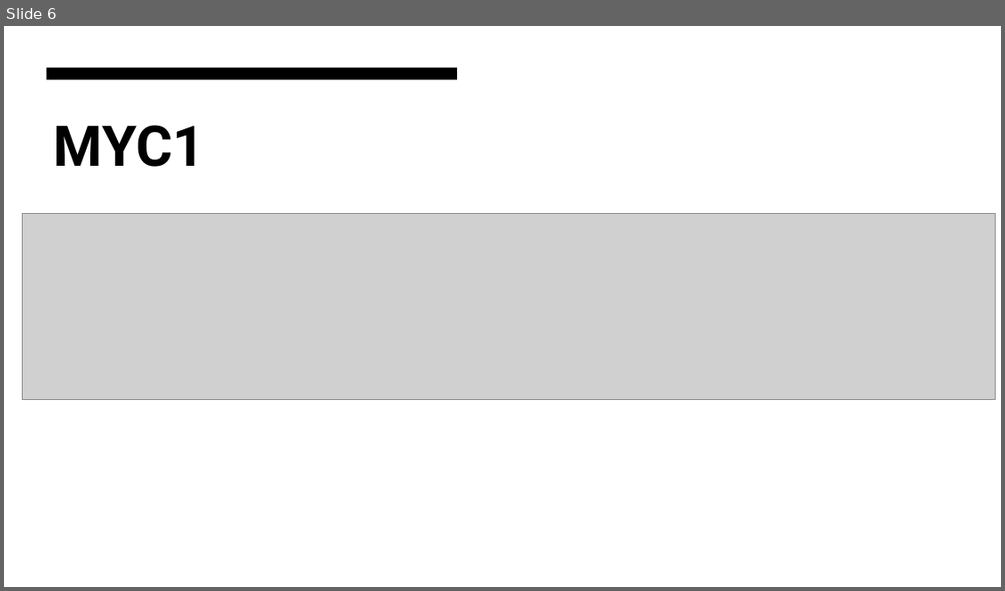
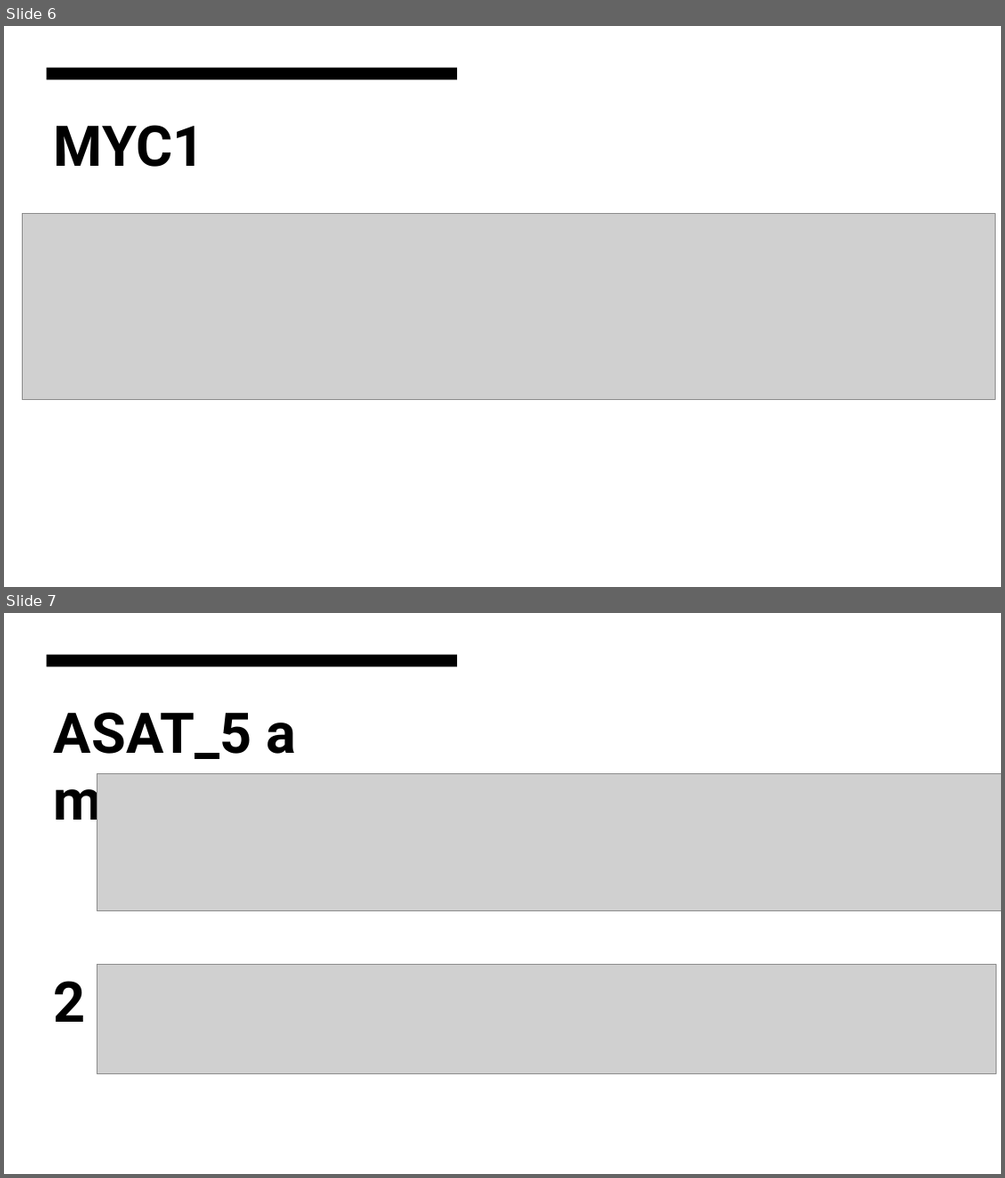
Before and after one commit to gsierrar/primer_design, a slide deck: Primer design.pptx. Shown one above the other, each under a label of ours: slide 6 before the commit, slides 6 and 7 after it. The pictures are 1005x591 and 1005x1178 pixels, drawn with LibreOffice and Linux fonts; fonts in the diff are those of the drawing; grey boxes stand for pictures. Boxes give left, top, right and bottom in pixels: in the first picture for what was removed or moved away, otherwise in the second. Text is boxed around its words. In the diff, an @@ line names an element or a change of style, - is before the commit and + after.

```diff
--- a/Primer design.pptx
+++ b/Primer design.pptx
@@ slide 7 added at [4, 613, 1001, 1174], background #FFFFFF; not listed: 1 template element that a slide beside it also shows @@
@@ title added at [54, 712, 297, 1022], 54 pt, text #000000, bold @@
+ASAT_5 a mano 1
+2
@@ picture added at [97, 773, 1001, 910] @@
@@ picture added at [97, 965, 995, 1074] @@
```
Also in this commit, not shown: 3 other slides added, 1 other file.
